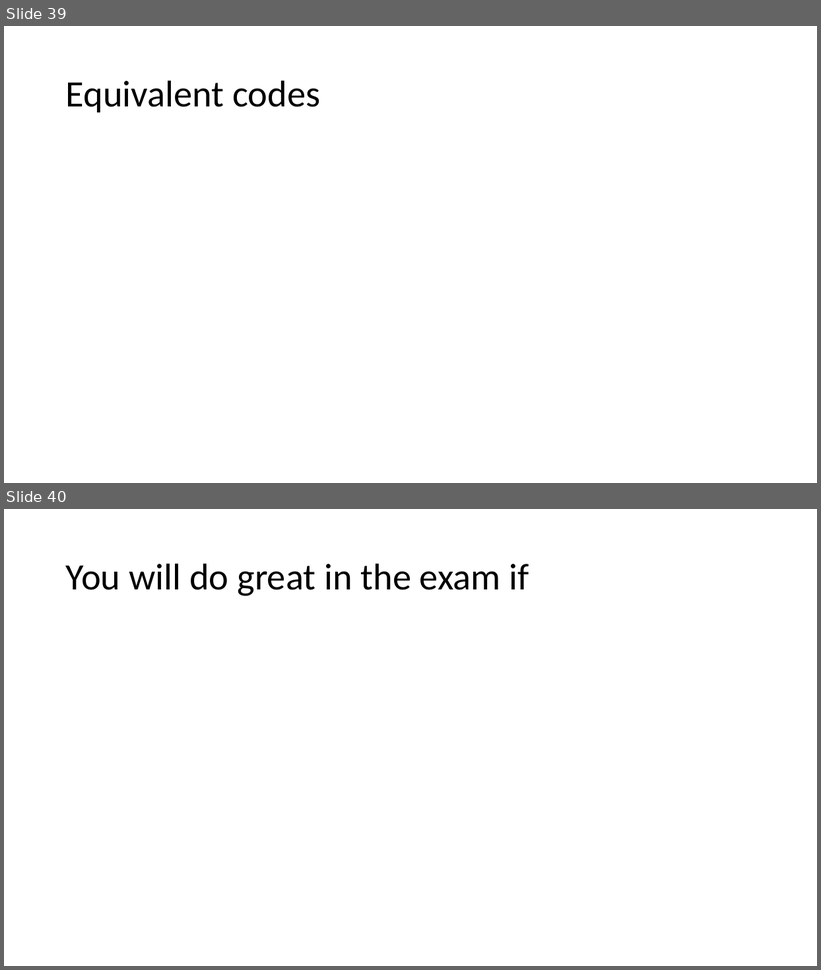
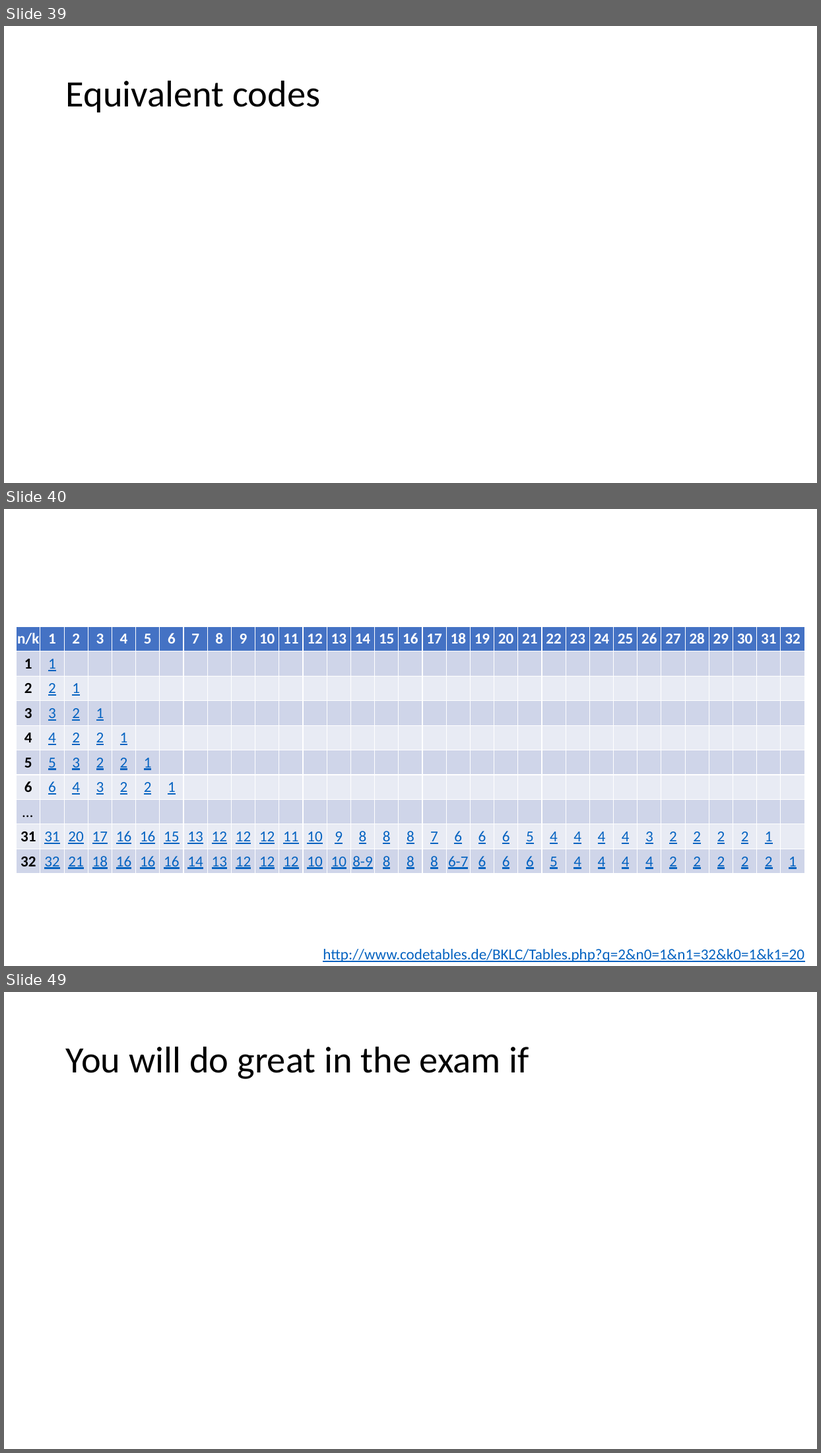
Before and after one commit to delkouss/Computation-and-Information_Carmina-copy, a slide deck: slides/Week 3/Week 3.pptm. Shown one above the other, each under a label of ours: slides 39 and 40 before the commit, slides 39, 40 and 49 after it; the slides between them are not shown. The pictures are 821x970 and 821x1453 pixels, drawn with LibreOffice and Linux fonts; fonts in the diff are those of the drawing; grey boxes stand for pictures; background and template pictures are left out. Boxes give left, top, right and bottom in pixels: in the first picture for what was removed or moved away, otherwise in the second. Text is boxed around its words. In the diff, an @@ line names an element or a change of style, - is before the commit and + after.

```diff
--- a/slides/Week 3/Week 3.pptm
+++ b/slides/Week 3/Week 3.pptm
@@ slide 40 added at (4,509,817,966), background picture (left out) @@
@@ table added at (16,626,801,875), 10 rows, 33 columns @@
+n/k | 1 | 2 | 3 | 4 | 5 | 6 | 7 | 8 | 9 | 10 | 11 | 12 | 13 | 14 | 15 | 16 | 17 | 18 | 19 | 20 | 21 | 22 | 23 | 24 | 25 | 26 | 27 | 28 | 29 | 30 | 31 | 32
+1 | 1 |  |  |  |  |  |  |  |  |  |  |  |  |  |  |  |  |  |  |  |  |  |  |  |  |  |  |  |  |  |  | 
+2 | 2 | 1 |  |  |  |  |  |  |  |  |  |  |  |  |  |  |  |  |  |  |  |  |  |  |  |  |  |  |  |  |  | 
+3 | 3 | 2 | 1 |  |  |  |  |  |  |  |  |  |  |  |  |  |  |  |  |  |  |  |  |  |  |  |  |  |  |  |  | 
+4 | 4 | 2 | 2 | 1 |  |  |  |  |  |  |  |  |  |  |  |  |  |  |  |  |  |  |  |  |  |  |  |  |  |  |  | 
+5 | 5 | 3 | 2 | 2 | 1 |  |  |  |  |  |  |  |  |  |  |  |  |  |  |  |  |  |  |  |  |  |  |  |  |  |  | 
+6 | 6 | 4 | 3 | 2 | 2 | 1 |  |  |  |  |  |  |  |  |  |  |  |  |  |  |  |  |  |  |  |  |  |  |  |  |  | 
+… |  |  |  |  |  |  |  |  |  |  |  |  |  |  |  |  |  |  |  |  |  |  |  |  |  |  |  |  |  |  |  | 
+31 | 31 | 20 | 17 | 16 | 16 | 15 | 13 | 12 | 12 | 12 | 11 | 10 | 9 | 8 | 8 | 8 | 7 | 6 | 6 | 6 | 5 | 4 | 4 | 4 | 4 | 3 | 2 | 2 | 2 | 2 | 1 | 
+32 | 32 | 21 | 18 | 16 | 16 | 16 | 14 | 13 | 12 | 12 | 12 | 10 | 10 | 8-9 | 8 | 8 | 8 | 6-7 | 6 | 6 | 6 | 5 | 4 | 4 | 4 | 4 | 2 | 2 | 2 | 2 | 2 | 1
@@ text added at (323,949,805,962), 18 pt, text #0563C1, underline @@
+http://www.codetables.de/BKLC/Tables.php?q=2&n0=1&n1=32&k0=1&k1=20
@@ what was slide 40 is now slide 49 @@
```
Also in this commit, not shown: 8 other slides added, 4 other files.
